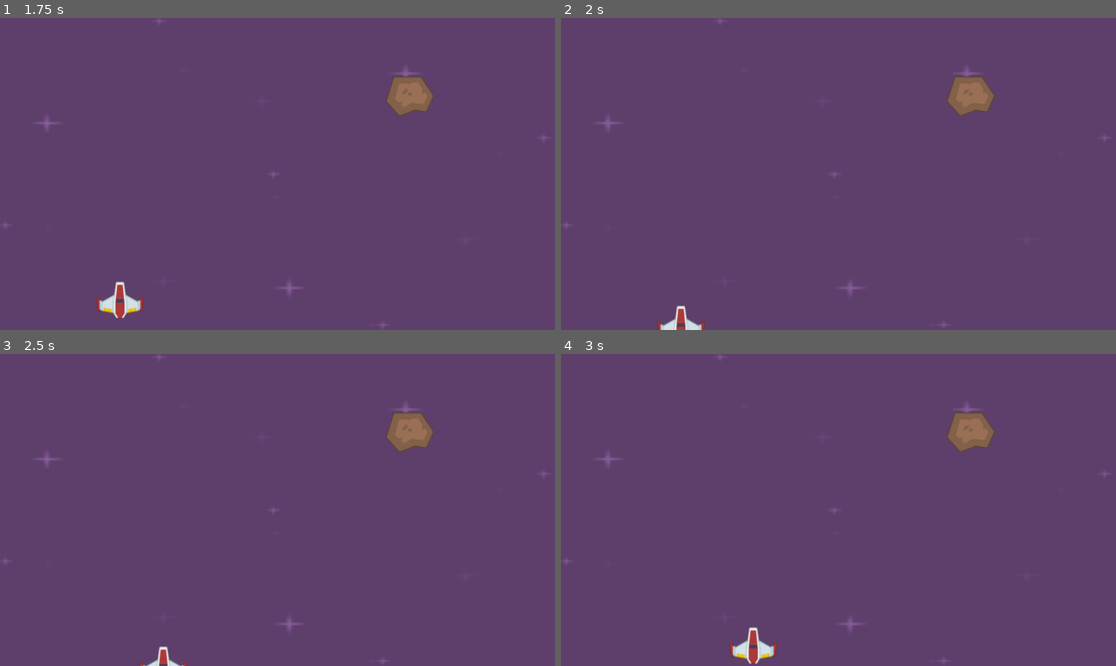
Above: before the commit, frames 1-4 (two rows, left to right).
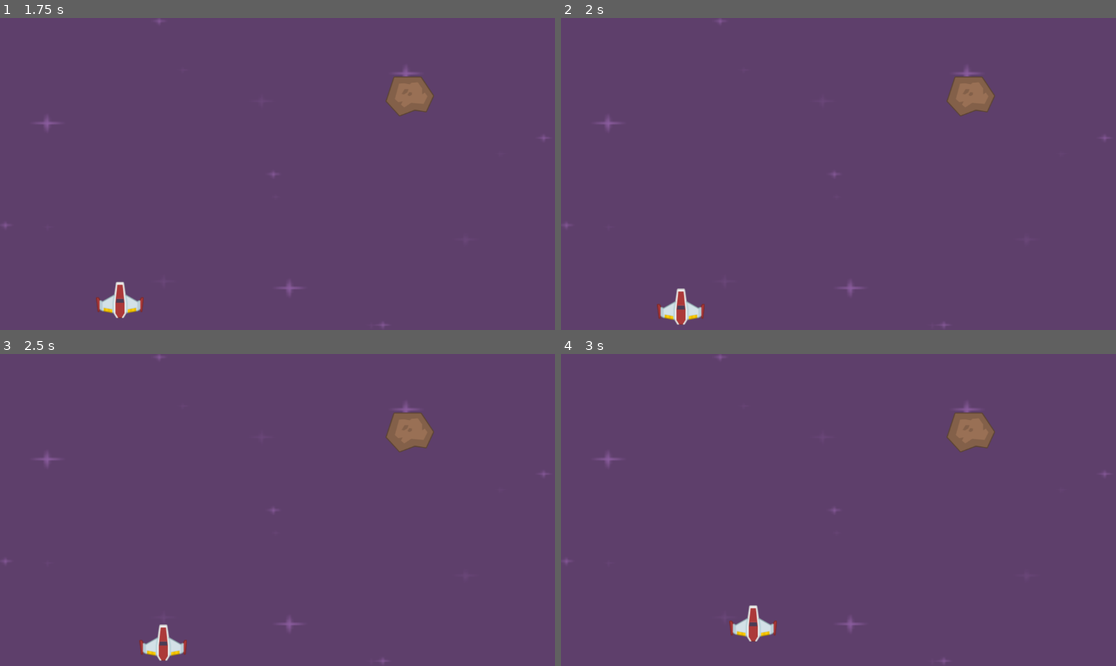
Above: after the commit, the same moments.

Repository: knguyennt/space-shooter
Game: Godot game, scene res://scenes/level.tscn
Two runs of this game, one before a commit and one after it. Both use one fixed random seed, a clock stepped at 60 frames per second and the inputs below.
Inputs:
- Up to frame 1 (1.75 s): tap Enter at 0.5 s; hold Right (right yeah) 0.53-1.28 s; hold Down (ui_down) from 1.28 s (still down)
- Up to frame 2 (2 s): keep holding Down (ui_down)
- Up to frame 3 (2.5 s): release Down (ui_down) at 2.03 s; hold Right (right yeah) from 2.03 s (still down)
- Up to frame 4 (3 s): release Right (right yeah) at 2.78 s; hold Up (ui_up) from 2.78 s (still down)

Frame 1 is identical in both runs. In frame 2, 0.7% of the frame differs, in the area x 17-26%, y 86-100%; in frame 3, 0.6%; in frame 4, 0.9%, in the area x 30-39%, y 80-100%.

Commit message:
feat: add collision

Diff:
--- /dev/null
+++ b/scenes/laser.tscn
@@ -0,0 +1,18 @@
+[gd_scene load_steps=3 format=3 uid="uid://dnnbkf741aden"]
+
+[ext_resource type="Texture2D" uid="uid://cws5e4enh6085" path="res://PNG/Lasers/laserBlue01.png" id="1_xmihv"]
+
+[sub_resource type="RectangleShape2D" id="RectangleShape2D_a7dhc"]
+size = Vector2(7, 53)
+
+[node name="laser" type="Node2D"]
+
+[node name="Area2D" type="Area2D" parent="."]
+
+[node name="CollisionShape2D" type="CollisionShape2D" parent="Area2D"]
+position = Vector2(-5.5, 49.5)
+shape = SubResource("RectangleShape2D_a7dhc")
+
+[node name="Sprite2D" type="Sprite2D" parent="Area2D"]
+position = Vector2(-5, 49)
+texture = ExtResource("1_xmihv")
--- /dev/null
+++ b/scenes/level.gd
@@ -0,0 +1,15 @@
+extends Node2D
+
+
+# Called when the node enters the scene tree for the first time.
+func _ready() -> void:
+	pass # Replace with function body.
+
+
+# Called every frame. 'delta' is the elapsed time since the previous frame.
+func _process(delta: float) -> void:
+	pass
+
+
+func _on_timer_timeout() -> void:
+	print("meteor") # Replace with function body.
--- a/scenes/level.tscn
+++ b/scenes/level.tscn
@@ -1,18 +1,57 @@
-[gd_scene load_steps=4 format=3 uid="uid://csn4s3knxwe7o"]
+[gd_scene load_steps=7 format=3 uid="uid://csn4s3knxwe7o"]
 
+[ext_resource type="Script" uid="uid://cdv87bsmtbjhq" path="res://scenes/level.gd" id="1_mx8sn"]
 [ext_resource type="Texture2D" uid="uid://ce2te6l8r3w3q" path="res://Backgrounds/purple.png" id="1_w7c3h"]
 [ext_resource type="PackedScene" uid="uid://73qpudqwg7ck" path="res://scenes/player.tscn" id="2_w8frs"]
 [ext_resource type="PackedScene" uid="uid://bgb2cleum02h0" path="res://scenes/meteor.tscn" id="3_w8frs"]
 
-[node name="Node2D" type="Node2D"]
+[sub_resource type="RectangleShape2D" id="RectangleShape2D_w8frs"]
+size = Vector2(43.5, 657)
 
-[node name="Sprite2D" type="Sprite2D" parent="."]
+[sub_resource type="RectangleShape2D" id="RectangleShape2D_mx8sn"]
+size = Vector2(1132, 20)
+
+[node name="level" type="Node2D"]
+script = ExtResource("1_mx8sn")
+
+[node name="Background" type="Sprite2D" parent="."]
 position = Vector2(575, 324)
 scale = Vector2(4.837, 2.717)
 texture = ExtResource("1_w7c3h")
 
-[node name="Node2D" parent="." instance=ExtResource("2_w8frs")]
+[node name="Player" parent="." instance=ExtResource("2_w8frs")]
 position = Vector2(973, 276)
 
-[node name="Node2D2" parent="." instance=ExtResource("3_w8frs")]
+[node name="Meteor" parent="." instance=ExtResource("3_w8frs")]
 position = Vector2(851, 163)
+
+[node name="Borders" type="Node2D" parent="."]
+
+[node name="BorderLeft" type="StaticBody2D" parent="Borders"]
+
+[node name="CollisionShape2D" type="CollisionShape2D" parent="Borders/BorderLeft"]
+position = Vector2(0, 315)
+shape = SubResource("RectangleShape2D_w8frs")
+
+[node name="BorderTop" type="StaticBody2D" parent="Borders"]
+
+[node name="CollisionShape2D" type="CollisionShape2D" parent="Borders/BorderTop"]
+position = Vector2(581, -13)
+shape = SubResource("RectangleShape2D_mx8sn")
+
+[node name="BorderBottom" type="StaticBody2D" parent="Borders"]
+
+[node name="CollisionShape2D" type="CollisionShape2D" parent="Borders/BorderBottom"]
+position = Vector2(590, 648)
+shape = SubResource("RectangleShape2D_mx8sn")
+
+[node name="BorderRight" type="StaticBody2D" parent="Borders"]
+
+[node name="CollisionShape2D" type="CollisionShape2D" parent="Borders/BorderRight"]
+position = Vector2(1146.25, 310)
+shape = SubResource("RectangleShape2D_w8frs")
+
+[node name="Timer" type="Timer" parent="."]
+autostart = true
+
+[connection signal="timeout" from="Timer" to="." method="_on_timer_timeout"]
--- /dev/null
+++ b/scenes/meteor.gd
@@ -0,0 +1,15 @@
+extends Area2D
+
+
+# Called when the node enters the scene tree for the first time.
+func _ready() -> void:
+	pass # Replace with function body.
+
+
+# Called every frame. 'delta' is the elapsed time since the previous frame.
+func _process(delta: float) -> void:
+	pass
+
+
+func _on_body_entered(body: Node2D) -> void:
+	print(body)
--- a/scenes/meteor.tscn
+++ b/scenes/meteor.tscn
@@ -1,8 +1,18 @@
-[gd_scene load_steps=2 format=3 uid="uid://bgb2cleum02h0"]
+[gd_scene load_steps=4 format=3 uid="uid://bgb2cleum02h0"]
 
+[ext_resource type="Script" uid="uid://dfc20lj8djdj8" path="res://scenes/meteor.gd" id="1_pxso2"]
 [ext_resource type="Texture2D" uid="uid://gqfh8hx4ti2b" path="res://PNG/Meteors/meteorBrown_big1.png" id="1_tcwo0"]
 
-[node name="Node2D" type="Node2D"]
+[sub_resource type="CircleShape2D" id="CircleShape2D_tcwo0"]
+radius = 53.4135
+
+[node name="Area2D" type="Area2D"]
+script = ExtResource("1_pxso2")
 
 [node name="Sprite2D" type="Sprite2D" parent="."]
 texture = ExtResource("1_tcwo0")
+
+[node name="CollisionShape2D" type="CollisionShape2D" parent="."]
+shape = SubResource("CircleShape2D_tcwo0")
+
+[connection signal="body_entered" from="." to="." method="_on_body_entered"]
--- a/scenes/player.gd
+++ b/scenes/player.gd
@@ -1,4 +1,4 @@
-extends Node2D
+extends CharacterBody2D
 
 @export var speed: int = 500
 # Called when the node enters the scene tree for the first time.
@@ -11,4 +11,5 @@
 	#if Input.is_action_pressed("right yeah"):
 		#position += Vector2(1,0) * 20 * delta
 	var direction = Input.get_vector("ui_left", "ui_right", "ui_up", "ui_down")
-	position += direction * speed * delta
+	velocity = direction * speed
+	move_and_slide()
--- a/scenes/player.tscn
+++ b/scenes/player.tscn
@@ -3,10 +3,13 @@
 [ext_resource type="Texture2D" uid="uid://coxvk5btw7ipu" path="res://PNG/playerShip1_red.png" id="1_3vyb7"]
 [ext_resource type="Script" uid="uid://d4kmlr0na6sgm" path="res://scenes/player.gd" id="1_g2els"]
 
-[node name="Player" type="Node2D"]
+[node name="Player" type="CharacterBody2D"]
 script = ExtResource("1_g2els")
 speed = 200
 
 [node name="player" type="Sprite2D" parent="."]
 position = Vector2(-1, -4)
 texture = ExtResource("1_3vyb7")
+
+[node name="CollisionPolygon2D" type="CollisionPolygon2D" parent="."]
+polygon = PackedVector2Array(-8, -43, 5, -43, 12, -15, 34, -3, 44, -9, 49, -9, 46, 20, 41, 17, 13, 23, 6, 34, -10, 34, -17, 22, -47, 20, -50, -9, -40, -4, -15, -16)
Not shown, added: scenes/level.gd.uid
Not shown, added: scenes/meteor.gd.uid
